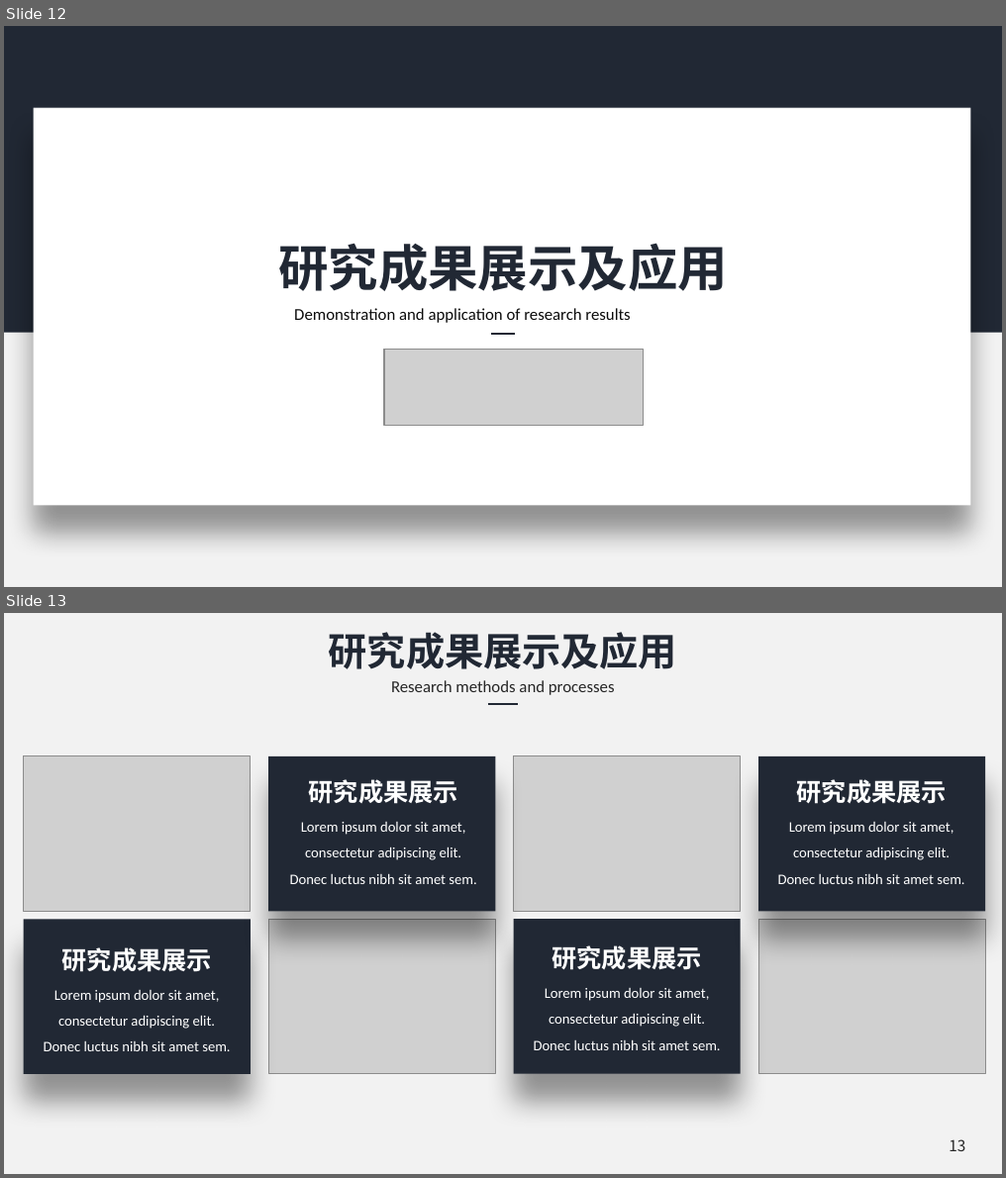
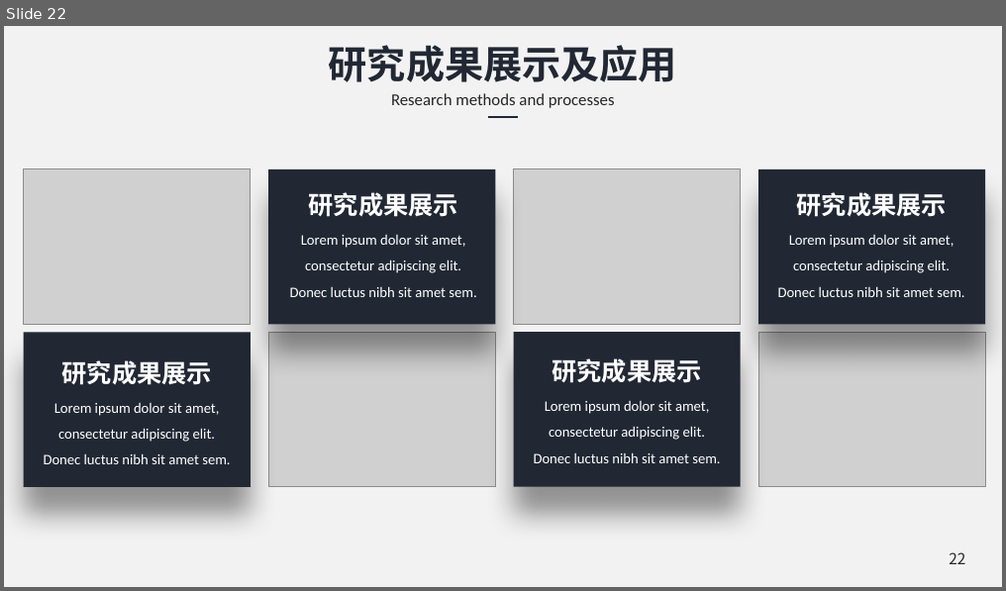
Before and after one commit to chenshuaihua/Graduate, a slide deck: 毕设文件/陈帅华-2016014016-自实1601-中期答辩.pptx. Shown one above the other, each under a label of ours: slides 12 and 13 before the commit, slide 22 after it. The pictures are 1006x1178 and 1006x591 pixels, drawn with LibreOffice and Linux fonts; fonts in the diff are those of the drawing; grey boxes stand for pictures; background and template pictures are left out. Boxes give left, top, right and bottom in pixels: in the first picture for what was removed or moved away, otherwise in the second. Text is boxed around its words. In the diff, an @@ line names an element or a change of style, - is before the commit and + after.

```diff
--- a/毕设文件/陈帅华-2016014016-自实1601-中期答辩.pptx
+++ b/毕设文件/陈帅华-2016014016-自实1601-中期答辩.pptx
@@ slide 12 removed at (4,26,1002,587), background #F2F2F2 @@
@@ rectangle removed at (4,26,1002,332) @@
@@ rectangle removed at (33,108,970,506) @@
@@ text removed at (278,243,728,291) @@
-研究成果展示及应用
@@ text removed at (294,308,630,323) @@
-Demonstration and application of research results
@@ picture removed at (384,350,644,425) @@
@@ line removed from (491, 333) to (515, 333) @@
@@ what was slide 13 is now slide 22 @@
@@ page number at (948,553,965,565): text changed @@
-13
+22
```
Also in this commit, not shown: 7 slides changed, 14 slides added, 4 other slides removed, 1 other file.
